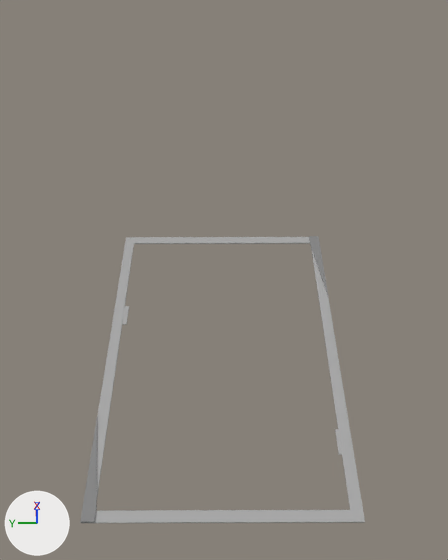
A saved change to the Blender file 3dRes/windowBackgroundTexturing.blend.
Both versions are drawn from a 50 mm lens placed at (-6.67, -0.01, 8.63), pointed at (3.06, -0.04, -1.34). Every picture has the same lights, and +X, +Y and +Z are marked at lower left.
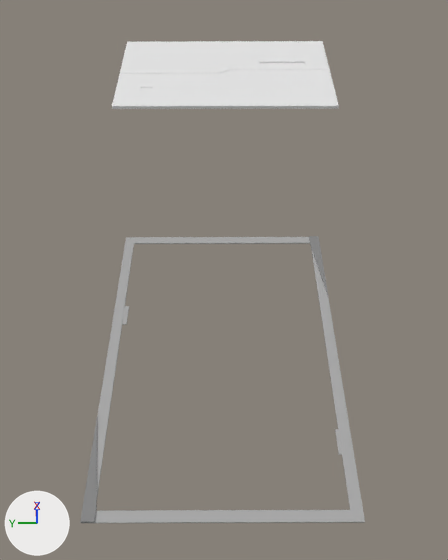
Changed parts and their boxes [x1, y1, x2, y2] in the pictures (448 x 560 px):
'Cube.001', added
    after: [112, 70, 339, 109]
'Cube.002', added
    after: [120, 41, 330, 74]

The change, as a diff of the scene's bpy script:
```diff
--- a/3dRes/windowBackgroundTexturing.blend.py
+++ b/3dRes/windowBackgroundTexturing.blend.py
@@ me_cube_002 @@
+me_cube_002.from_pydata(...)  # 335 vertices, 322 faces; spans x -1.0..1.0, y -1.0..1.0, z -1.0..1.0
@@ me_cube @@
+me_cube.from_pydata(...)  # 270 vertices, 258 faces; spans x -1.0..1.0, y -1.0..1.0, z -1.0..1.0
@@ ob_cube_002 @@
+ob_cube_002 = bpy.data.objects.new('Cube.002', me_cube_002)
+ob_cube_002.location = (10.92, -0.09, 0.03)
+ob_cube_002.rotation_euler = (0.0, 0.0, -4.712)  # degrees (0, 0, -270)
+ob_cube_002.scale = (3.0, 1.0, 0.04)
@@ ob_cube_001 @@
+ob_cube_001 = bpy.data.objects.new('Cube.001', me_cube)
+ob_cube_001.location = (9.11, -0.09, 0.03)
+ob_cube_001.rotation_euler = (0.0, 0.0, -1.571)  # degrees (0, 0, -90)
+ob_cube_001.scale = (3.0, 1.0, 0.04)
```
